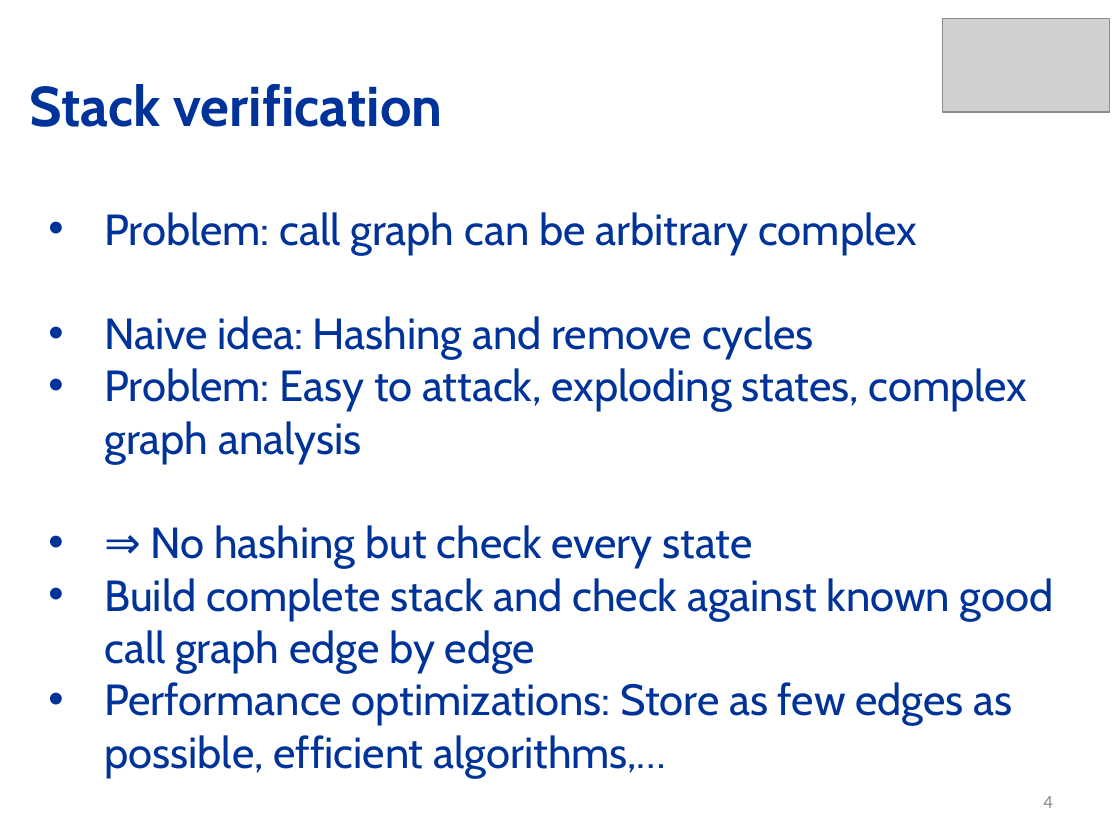
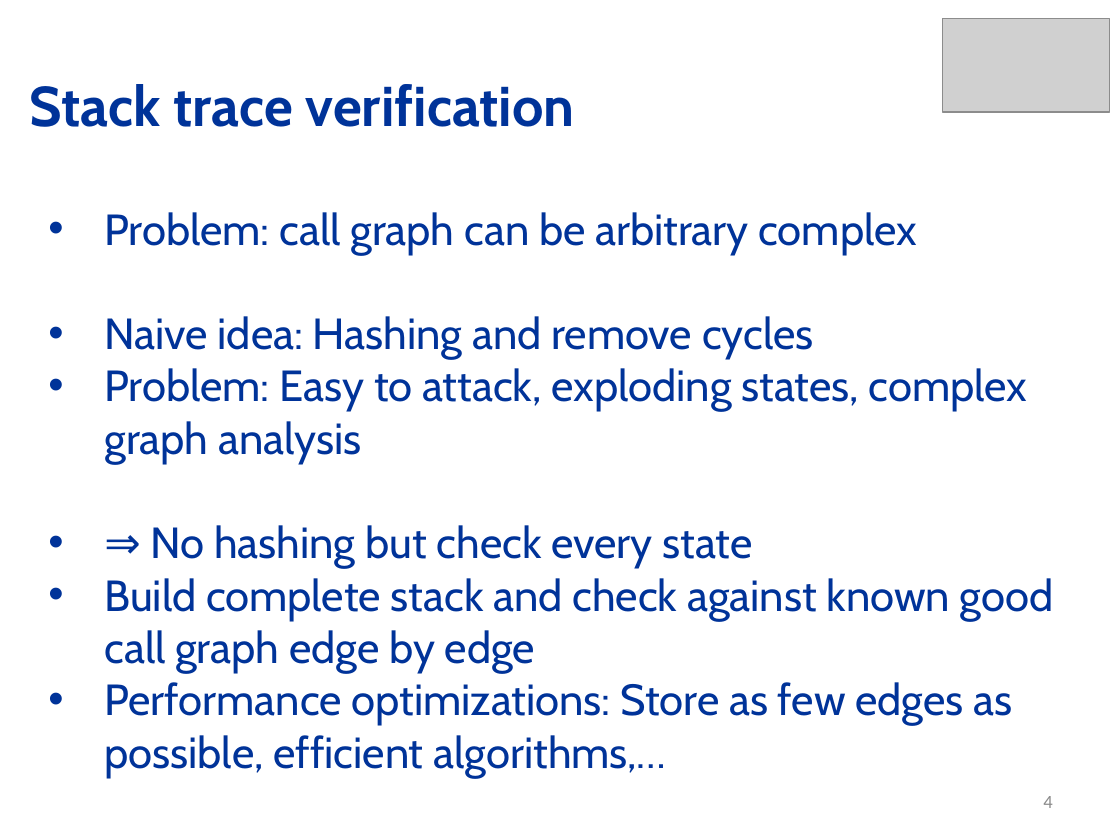
Before and after one commit to mamorel/sip-control-flow-integrity, a slide deck: slide 4 of Slides/PresentationPhase2.pptx. Drawn at 1120x840 pixels with LibreOffice and Linux fonts; fonts in the diff are those of the drawing; grey boxes stand for pictures. Boxes give left, top, right and bottom in pixels: in the first picture for what was removed or moved away, otherwise in the second. Text is boxed around its words. In the diff, an @@ line names an element or a change of style, - is before the commit and + after.

```diff
--- a/Slides/PresentationPhase2.pptx
+++ b/Slides/PresentationPhase2.pptx
@@ subtitle at box(30, 84, 575, 127): text changed @@
-Stack verification
+Stack trace verification
```
Also in this commit, not shown: 3 other slides changed, 1 slide added, 2 other files.
